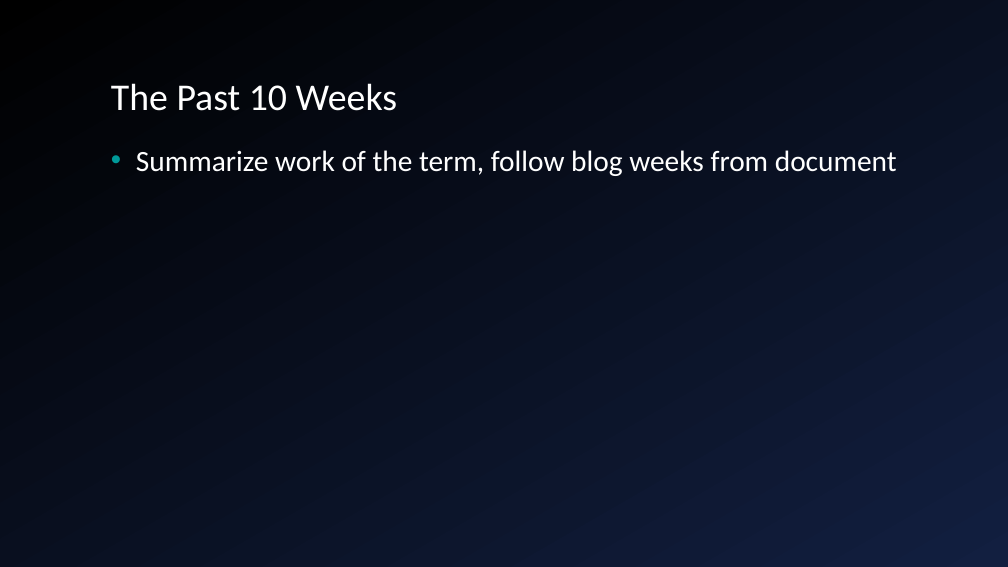
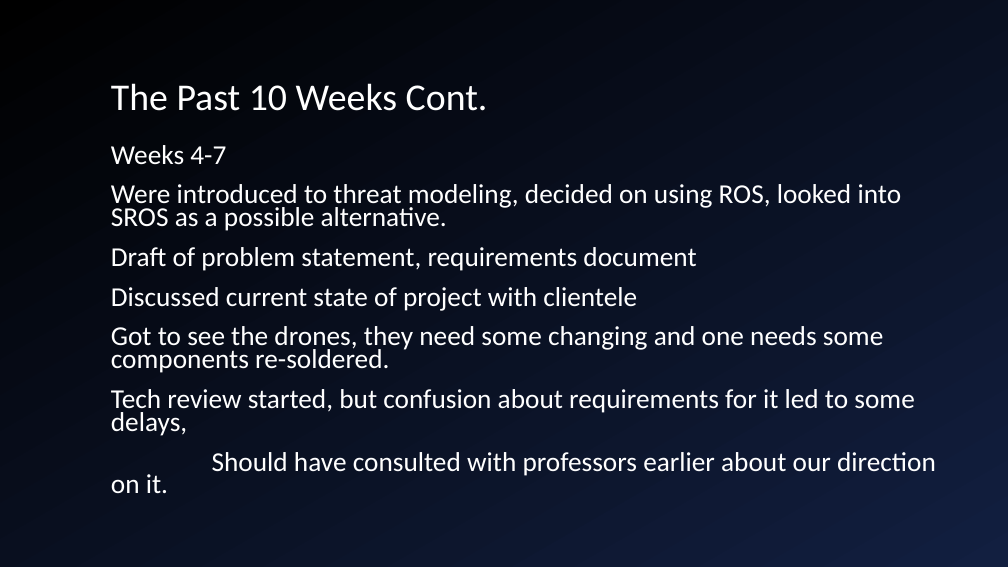
Before and after one commit to giacoppd/Security-For-Robotics, a slide deck: slide 11 of docs/progress_report/progress_report.ppt (slide 10 before the commit). Drawn at 1008x567 pixels with LibreOffice and Linux fonts; fonts in the diff are those of the drawing; background and template pictures are left out. Boxes give left, top, right and bottom in pixels: in the first picture for what was removed or moved away, otherwise in the second. Text is boxed around its words. In the diff, an @@ line names an element or a change of style, - is before the commit and + after.

```diff
--- a/docs/progress_report/progress_report.ppt
+++ b/docs/progress_report/progress_report.ppt
@@ background gradient #000000 to #121F40 to gradient #121F40 to #000000 @@
@@ title at (x1=111, y1=83, x2=488, y2=111): text changed @@
-The Past 10 Weeks
+The Past 10 Weeks Cont.
@@ text at (x1=111, y1=145, x2=936, y2=494): text changed; size 28 to 26 pt @@
-• Summarize work of the term, follow blog weeks from document
+Weeks 4-7
+Were introduced to threat modeling, decided on using ROS, looked into SROS as a possible alternative.
+Draft of problem statement, requirements document
+Discussed current state of project with clientele
+Got to see the drones, they need some changing and one needs some components re-soldered.
+Tech review started, but confusion about requirements for it led to some delays,
+Should have consulted with professors earlier about our direction on it.
```
Also in this commit, not shown: 11 other slides changed, 5 slides added, 3 slides removed.
